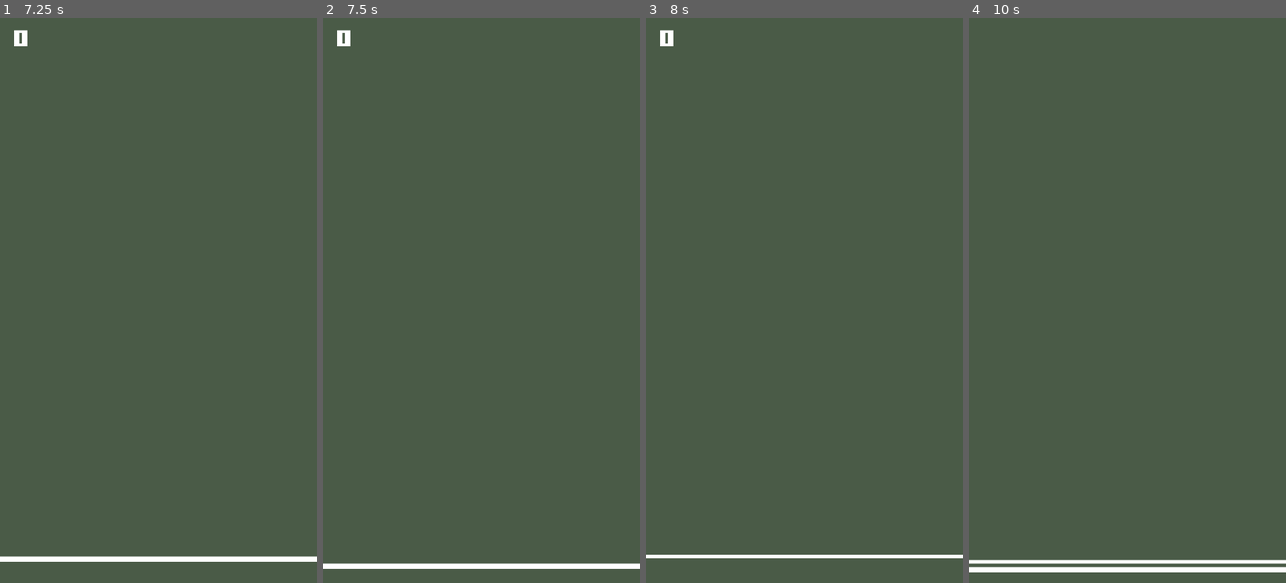
Above: before the commit, frames 1-4 (left to right).
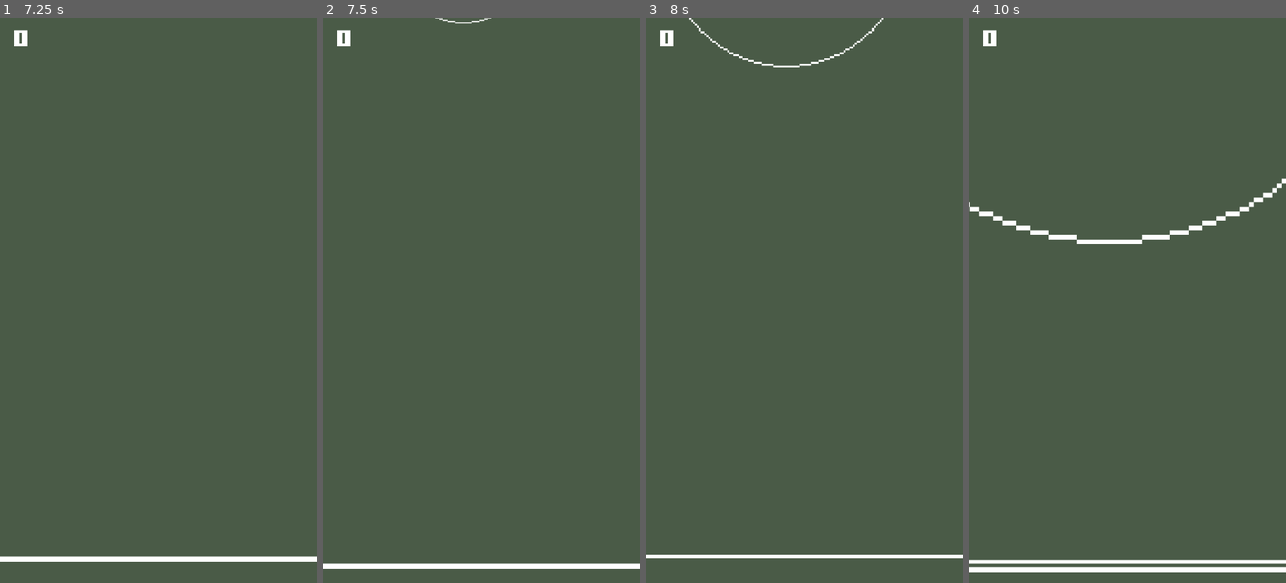
Above: after the commit, the same moments.

Repository: DGIST2023choidoyun/flogtus
Game: Godot game, scene res://Scenes/main.tscn
The game is run twice, just before and just after one commit, with the same random seed, the same clock (stepped at 60 frames per second) and the same inputs.
Inputs (mouse positions are in pixels of both pictures, inside the frame that each line leads up to):
- Up to frame 1 (7.25 s): move the mouse to (228, 272) at 0.52 s; click (228, 272) at 0.67 s; tap Space (Jump) at 0.77, 1.52, 3.02, 3.77, 4.52, 6.02, 6.5, 6.77 s; move the mouse to (95, 328) at 1.27 s; click (95, 328) at 1.42 s; move the mouse to (190, 176) at 2.02 s; click (190, 176) at 2.17 s; move the mouse to (142, 413) at 2.77 s; click (142, 413) at 2.92 s; tap Enter at 3.5 s; move the mouse to (253, 385) at 3.52 s; click (253, 385) at 3.67 s; move the mouse to (63, 215) at 4.27 s; click (63, 215) at 4.42 s; move the mouse to (174, 300) at 5.02 s; click (174, 300) at 5.17 s; move the mouse to (110, 159) at 5.77 s; click (110, 159) at 5.92 s; move the mouse to (228, 272) at 6.52 s; click (228, 272) at 6.67 s
- Up to frame 2 (7.5 s): tap Enter at 7.25 s; move the mouse to (418, 328) at 7.27 s; click (418, 328) at 7.42 s
- Up to frame 3 (8 s): tap Space (Jump) at 7.52 s
- Up to frame 4 (10 s): move the mouse to (1159, 176) at 8.02 s; click (1159, 176) at 8.17 s; move the mouse to (1111, 413) at 8.77 s; click (1111, 413) at 8.92 s; tap Space (Jump) at 9.02, 9.77 s; move the mouse to (1222, 385) at 9.52 s; click (1222, 385) at 9.67 s

Frame 1 is identical in both runs. In frame 2, less than 0.1% of the frame differs, in the area x 35-54%, y 0-1%; in frame 3, 0.3%; in frame 4, 1.0%, in the area x 0-100%, y 2-40%.

Commit message:
0824 title timing

Diff:
--- a/Scripts/ui.gd
+++ b/Scripts/ui.gd
@@ -19,9 +19,9 @@
 	if event is InputEventScreenTouch:
 		if not event.pressed:
 			$Screen.mouse_filter = Control.MOUSE_FILTER_IGNORE
+			game_start.emit()
 			await _flow_title()
 			$Score.show()
-			game_start.emit()
 
 func _show_result(score: int) -> void:
 	$Score.hide()
